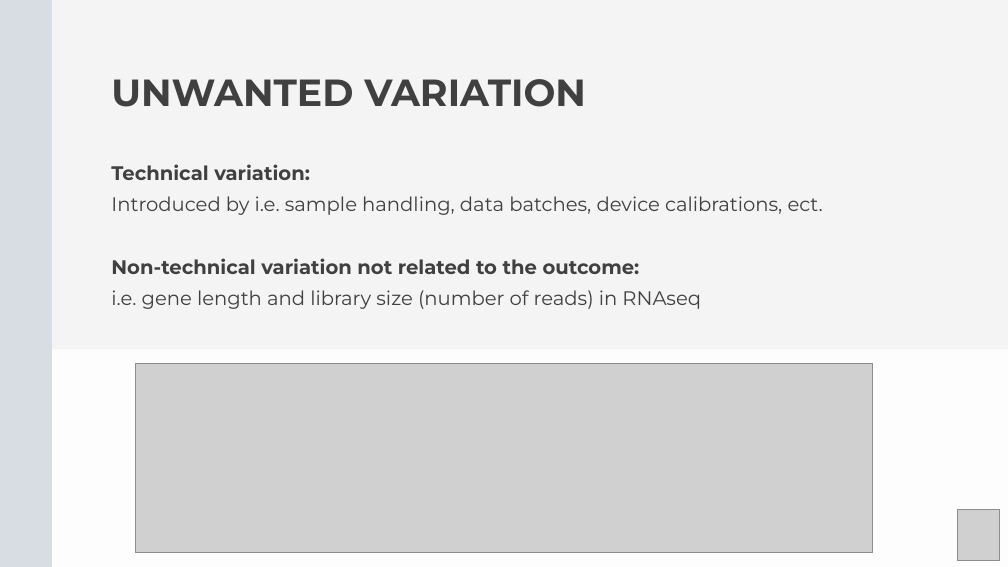
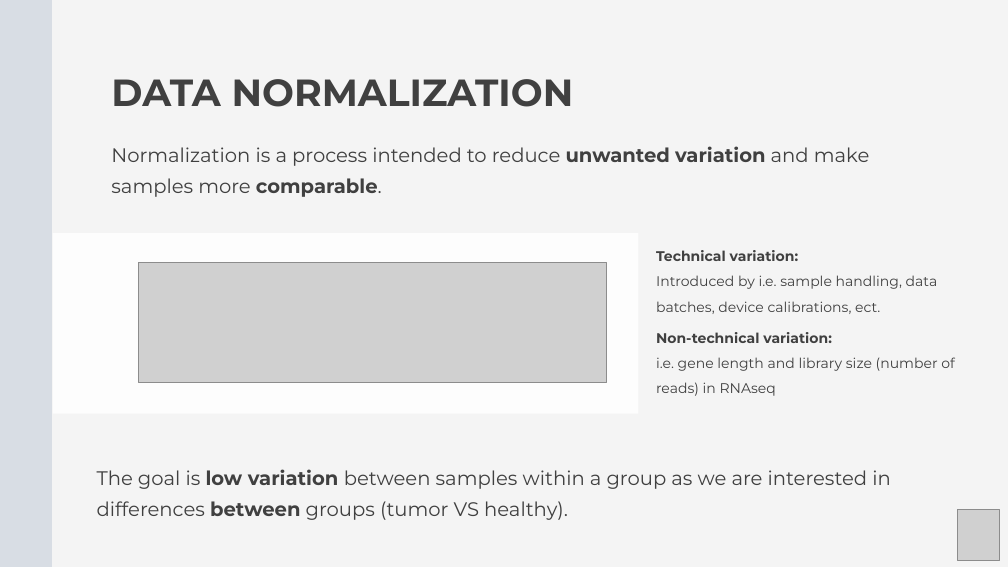
Before and after one commit to Center-for-Health-Data-Science/Foundations-of-Health-Data-Science, a slide deck: slide 27 of Slides/FHDS_Exploratory_Data_Analysis_Part2.pptx (slide 31 before the commit). Drawn at 1008x567 pixels with LibreOffice and Linux fonts; fonts in the diff are those of the drawing; grey boxes stand for pictures. Boxes give left, top, right and bottom in pixels: in the first picture for what was removed or moved away, otherwise in the second. Text is boxed around its words. In the diff, an @@ line names an element or a change of style, - is before the commit and + after.

```diff
--- a/Slides/FHDS_Exploratory_Data_Analysis_Part2.pptx
+++ b/Slides/FHDS_Exploratory_Data_Analysis_Part2.pptx
@@ text at (x1=111, y1=79, x2=574, y2=107): text changed @@
-UNWANTED VARIATION
+DATA NORMALIZATION
@@ text added at (x1=111, y1=146, x2=869, y2=197), 28 pt, text #404040 @@
+Normalization is a process intended to reduce unwanted variation and make samples more comparable.
@@ freeform shape resized from (x1=52, y1=349, x2=1008, y2=567) to (x1=53, y1=233, x2=639, y2=413) @@
@@ text "Technical variation:" moved from (x1=111, y1=164, x2=823, y2=309) to (x1=656, y1=250, x2=955, y2=396) @@
@@ picture added at (x1=139, y1=263, x2=607, y2=383) @@
@@ text at (x1=656, y1=250, x2=955, y2=396): size 28 to 20 pt in "Technical variation:", "Introduced by i.e. sample handling, data batches, ...", "i.e. gene length and library size (number ..."; line spacing 44.8pt to 1.5 @@
@@ text at (x1=656, y1=332, x2=831, y2=343): text changed; size 28 to 20 pt @@
-Non-technical variation not related to the outcome:
+Non-technical variation:
@@ picture removed at (x1=136, y1=364, x2=872, y2=553) @@
@@ text added at (x1=97, y1=469, x2=891, y2=520), 28 pt, text #404040 @@
+The goal is low variation between samples within a group as we are interested in differences between groups (tumor VS healthy).
```
Also in this commit, not shown: 3 other slides changed, 3 slides added, 7 slides removed, 2 other files.
